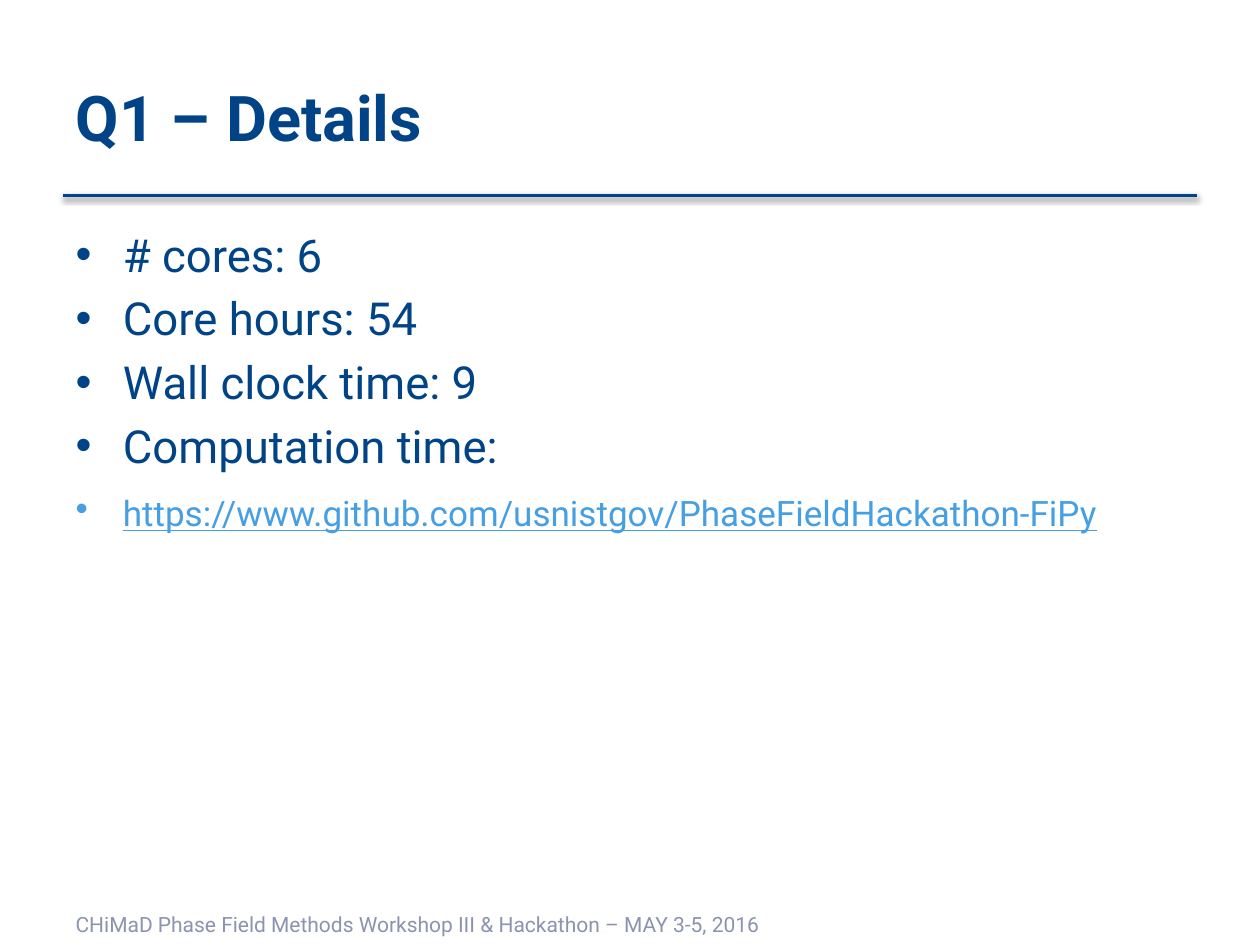
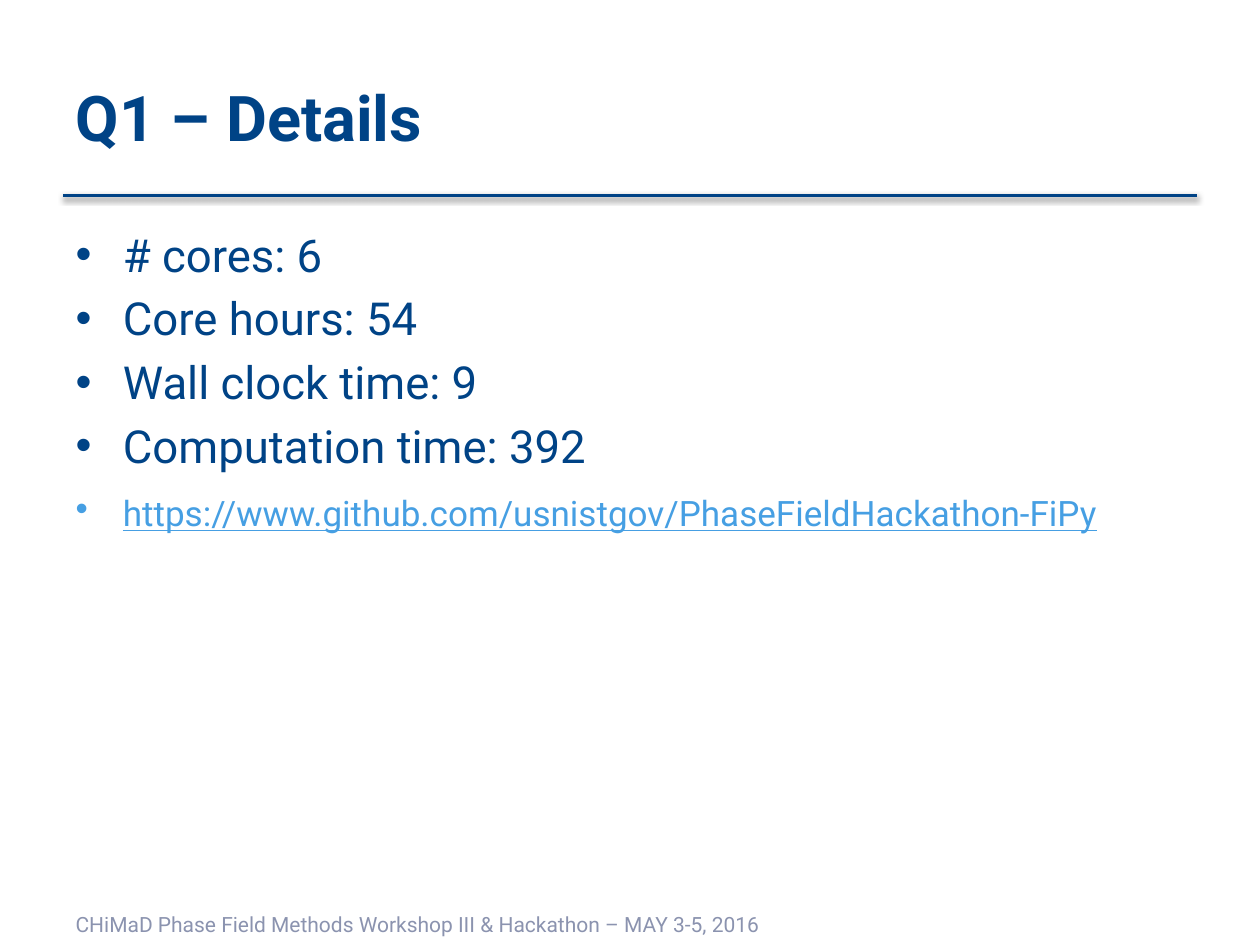
Before and after one commit to usnistgov/PhaseFieldHackathon-FiPy, a slide deck: slide 6 of CHiMaD_Phase_FieldWSIII_Hackathon_FiPy.pptx. Drawn at 1260x945 pixels with LibreOffice and Linux fonts; fonts in the diff are those of the drawing; background and template pictures are left out. Boxes give left, top, right and bottom in pixels: in the first picture for what was removed or moved away, otherwise in the second. Text is boxed around its words. In the diff, an @@ line names an element or a change of style, - is before the commit and + after.

```diff
--- a/CHiMaD_Phase_FieldWSIII_Hackathon_FiPy.pptx
+++ b/CHiMaD_Phase_FieldWSIII_Hackathon_FiPy.pptx
@@ text at (123, 430, 586, 473): text changed @@
-• Computation time:
+• Computation time: 392
```
Also in this commit, not shown: 2 other slides changed.
